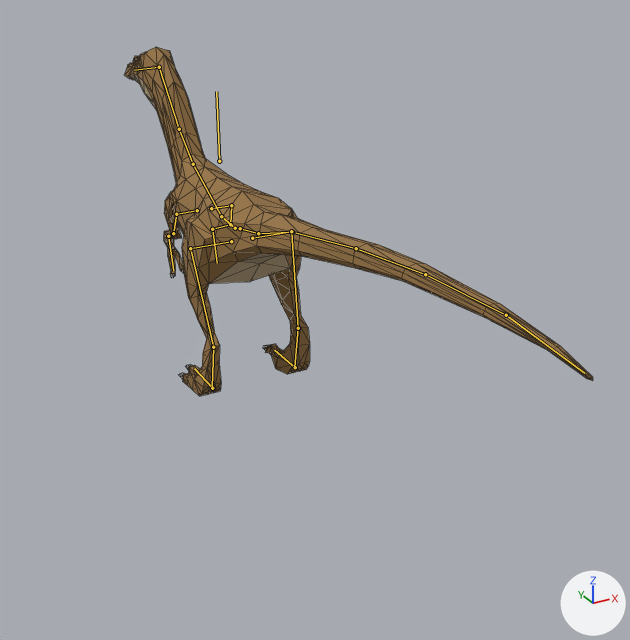
The glTF model assets/models/triassic/coelophysis.glb as it was, and as the next commit left it.
Both versions are drawn from a camera (50 mm lens) standing at (-6.81, -15.29, 8.62) and looking at (0.28, -2.38, 2.17). Every picture has the same lights, and +X, +Y and +Z are marked at lower right. The older version comes first. The bones that change, and the others that lie on the model, are drawn over the model as lines. Mesh edges are drawn as thin lines.

Objects in the first picture: 'Velociraptor'.
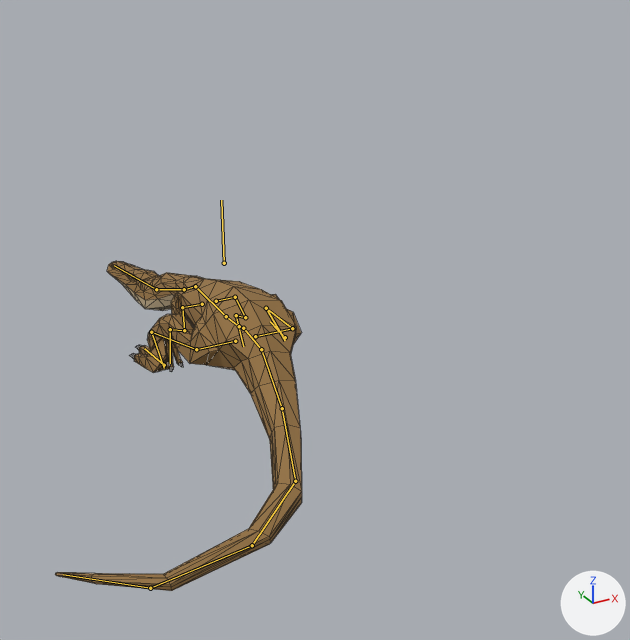
The newer file adds an action. The first version stands in its rest pose; the second is drawn at frame 49 of the action 'sleep'.

Changed parts and their boxes [x1, y1, x2, y2] in the pictures (630 x 640 px):
'Velociraptor', posed (47% narrower)
    before: [125, 47, 593, 396]
    after: [55, 261, 302, 591]
bone 'BackFoot.L', root to tip
    before: (212, 388) to (194, 368)
    after: (164, 365) to (144, 348)
bone 'BackFoot.R', root to tip
    before: (295, 367) to (274, 350)
    after: (285, 337) to (270, 321)
bone 'Body', root to tip
    before: (219, 161) to (216, 91)
    after: (224, 263) to (221, 200)
bone 'Back', root to tip
    before: (240, 228) to (258, 233)
    after: (243, 328) to (261, 349)
bone 'Tail1', root to tip
    before: (258, 233) to (292, 232)
    after: (261, 349) to (282, 408)
bone 'Tail2', root to tip
    before: (292, 232) to (356, 248)
    after: (282, 408) to (295, 481)
bone 'Tail3', root to tip
    before: (356, 248) to (425, 274)
    after: (295, 481) to (252, 545)
bone 'Tail4', root to tip
    before: (425, 274) to (506, 315)
    after: (252, 545) to (150, 588)
bone 'Tail5', root to tip
    before: (506, 315) to (584, 373)
    after: (150, 588) to (63, 574)
bone 'BackUpLeg.L', root to tip
    before: (190, 248) to (213, 347)
    after: (196, 349) to (151, 332)
bone 'BackLowLeg.L', root to tip
    before: (213, 347) to (212, 387)
    after: (151, 332) to (164, 368)
bone 'BackUpLeg.R', root to tip
    before: (291, 231) to (298, 328)
    after: (292, 328) to (266, 308)
bone 'BackLowLeg.R', root to tip
    before: (298, 328) to (294, 367)
    after: (266, 308) to (285, 340)
bone 'FrontUpLeg.L', root to tip
    before: (176, 214) to (173, 233)
    after: (182, 307) to (184, 330)
bone 'FrontLowLeg.L', root to tip
    before: (173, 233) to (168, 236)
    after: (184, 330) to (170, 329)
bone 'FrontUpLeg.R', root to tip
    before: (231, 205) to (230, 224)
    after: (235, 297) to (245, 317)
bone 'FrontLowLeg.R', root to tip
    before: (230, 224) to (212, 229)
    after: (245, 317) to (236, 315)
bone 'Hips', root to tip
    before: (235, 228) to (221, 216)
    after: (239, 326) to (226, 316)
bone 'Torso', root to tip
    before: (221, 216) to (193, 164)
    after: (226, 316) to (195, 286)
bone 'Shoulders', root to tip
    before: (193, 164) to (179, 129)
    after: (195, 286) to (184, 289)
bone 'Neck', root to tip
    before: (179, 129) to (159, 67)
    after: (184, 289) to (156, 289)
bone 'Head', root to tip
    before: (159, 67) to (134, 70)
    after: (156, 289) to (114, 265)

The edits, one by one:
Bone 'BackFoot.L' (bone_backfoot_l) moves from (0.0, 0.0, 0.0) to (0.51, 1.48, 0.0).
Bone 'BackFoot.L' (bone_backfoot_l) turns from (0, 0, 0) to (0, 0, -6) degrees about its own x, y and z.
Bone 'BackFoot.R' (bone_backfoot_r) moves from (0.0, 0.0, 0.0) to (-0.51, 1.48, 0.0).
Bone 'BackFoot.R' (bone_backfoot_r) turns from (0, 0, 0) to (0, 0, 6) degrees about its own x, y and z.
Bone 'Body' (bone_body) moves from (0.0, 0.0, 0.0) to (0.0, -2.2, 0.0).
Bone 'Back' (bone_back) turns from (0, 0, 0) to (-18, 0, 0) degrees about its own x, y and z.
Bone 'Tail1' (bone_tail1) turns from (0, 0, 0) to (-25, -2, -8) degrees about its own x, y and z.
Bone 'Tail2' (bone_tail2) turns from (0, 0, 0) to (27, 3, -12) degrees about its own x, y and z.
Bone 'Tail3' (bone_tail3) turns from (0, 0, 0) to (5, 1, -29) degrees about its own x, y and z.
Bone 'Tail4' (bone_tail4) turns from (0, 0, 0) to (-1, 0, -35) degrees about its own x, y and z.
Bone 'Tail5' (bone_tail5) turns from (0, 0, 0) to (-1, 0, -46) degrees about its own x, y and z.
Bone 'BackUpLeg.L' (bone_backupleg_l) turns from (0, 0, 0) to (-96, -10, -9) degrees about its own x, y and z.
Bone 'BackLowLeg.L' (bone_backlowleg_l) turns from (0, 0, 0) to (138, 69, -30) degrees about its own x, y and z.
Bone 'BackUpLeg.R' (bone_backupleg_r) turns from (0, 0, 0) to (-96, 11, 10) degrees about its own x, y and z.
Bone 'BackLowLeg.R' (bone_backlowleg_r) turns from (0, 0, 0) to (138, -69, 30) degrees about its own x, y and z.
Bone 'FrontUpLeg.L' (bone_frontupleg_l) turns from (0, 0, 0) to (55, 7, -14) degrees about its own x, y and z.
Bone 'FrontLowLeg.L' (bone_frontlowleg_l) turns from (0, 0, 0) to (-59, -3, -6) degrees about its own x, y and z.
Bone 'FrontUpLeg.R' (bone_frontupleg_r) turns from (0, 0, 0) to (56, -6, 10) degrees about its own x, y and z.
Bone 'FrontLowLeg.R' (bone_frontlowleg_r) turns from (0, 0, 0) to (-59, 3, 6) degrees about its own x, y and z.
Bone 'Hips' (bone_hips) turns from (0, 0, 0) to (-8, 0, 0) degrees about its own x, y and z.
Bone 'Torso' (bone_torso) turns from (0, 0, 0) to (-15, 0, 1) degrees about its own x, y and z.
Bone 'Shoulders' (bone_shoulders) turns from (0, 0, 0) to (-49, -3, -7) degrees about its own x, y and z.
Bone 'Neck' (bone_neck) turns from (0, 0, 0) to (6, -1, 10) degrees about its own x, y and z.
Bone 'Head' (bone_head) turns from (0, 0, 0) to (75, 15, -20) degrees about its own x, y and z.
